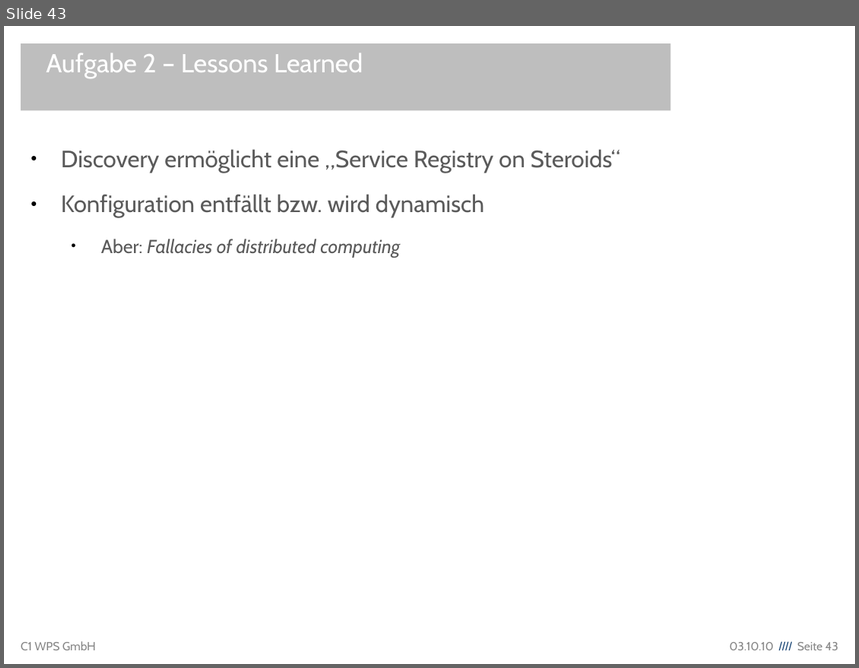
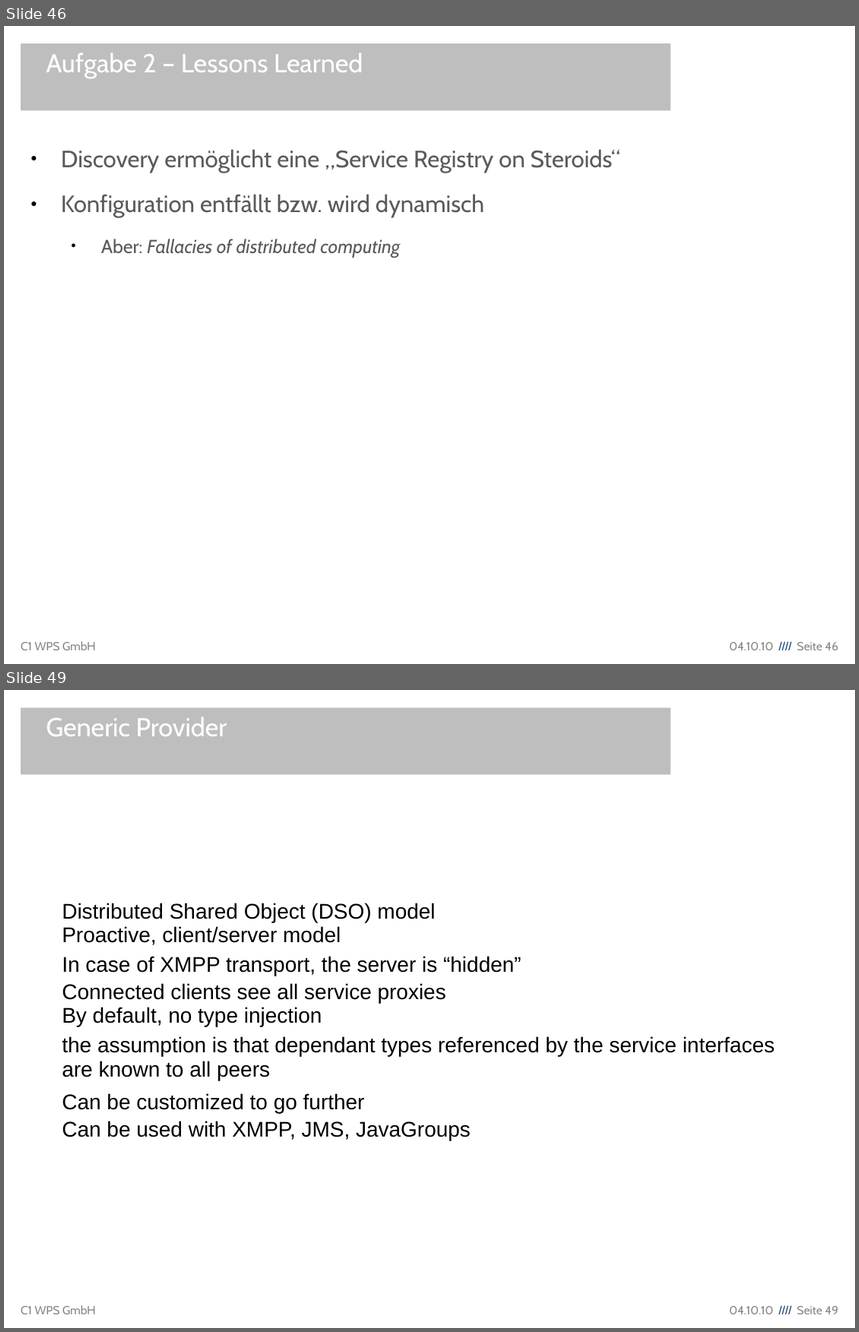
Before and after one commit to lemmy/org.eclipse.ecf.winterschool, a slide deck: org.eclipse.ecf.winterschool/EclipseCommunicationFramework.odp. Shown one above the other, each under a label of ours: slide 43 before the commit, slides 46 and 49 after it; the slides between them are not shown. The pictures are 859x668 and 859x1332 pixels, drawn with LibreOffice and Linux fonts; fonts in the diff are those of the drawing; background and template pictures are left out. Boxes give left, top, right and bottom in pixels: in the first picture for what was removed or moved away, otherwise in the second. Text is boxed around its words. In the diff, an @@ line names an element or a change of style, - is before the commit and + after.

Commit message:
more slides

```diff
--- a/org.eclipse.ecf.winterschool/EclipseCommunicationFramework.odp
+++ b/org.eclipse.ecf.winterschool/EclipseCommunicationFramework.odp
@@ slide 49 added at box(4, 690, 855, 1328), background #FFFFFF; not listed: 2 template elements that a slide beside it also shows @@
@@ title added at box(21, 708, 671, 775), fill #BEBEBE, 22 pt, text #FFFFFF @@
+Generic Provider
@@ text added at box(46, 717, 227, 736), 28 pt, text #2F2672 @@
+Generic Provider
@@ text added at box(62, 903, 775, 1141), 18 pt, text #000000 @@
+Distributed Shared Object (DSO) model
+Proactive, client/server model
+In case of XMPP transport, the server is “hidden”
+Connected clients see all service proxies
+By default, no type injection
+the assumption is that dependant types referenced by the service interfaces are known to all peers
+Can be customized to go further
+Can be used with XMPP, JMS, JavaGroups
@@ what was slide 43 is now slide 46 @@
@@ text at box(729, 642, 839, 651): text changed @@
-03.10.10 //// Seite 43
+04.10.10 //// Seite 46
```
Also in this commit, not shown: 6 other slides added.
